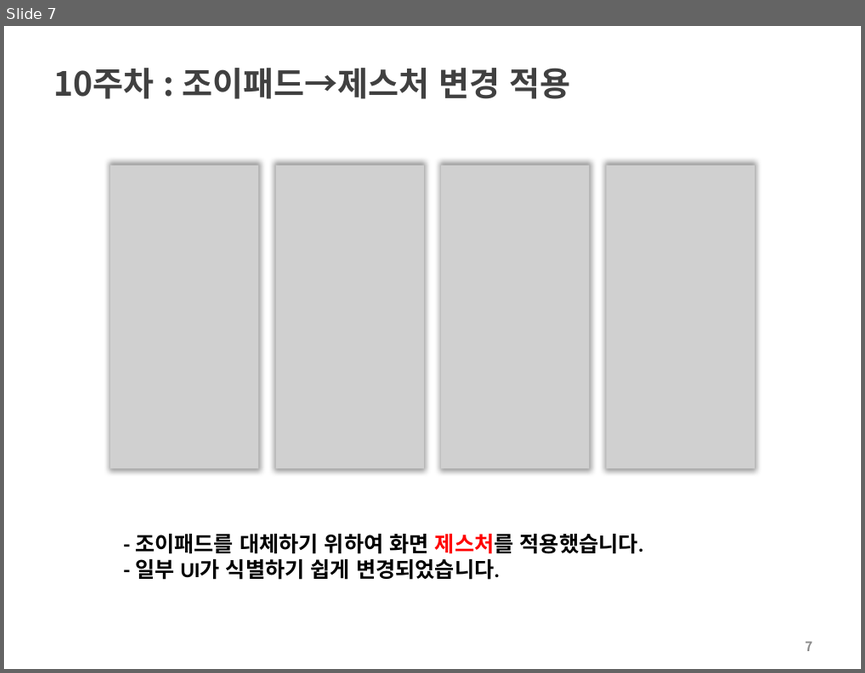
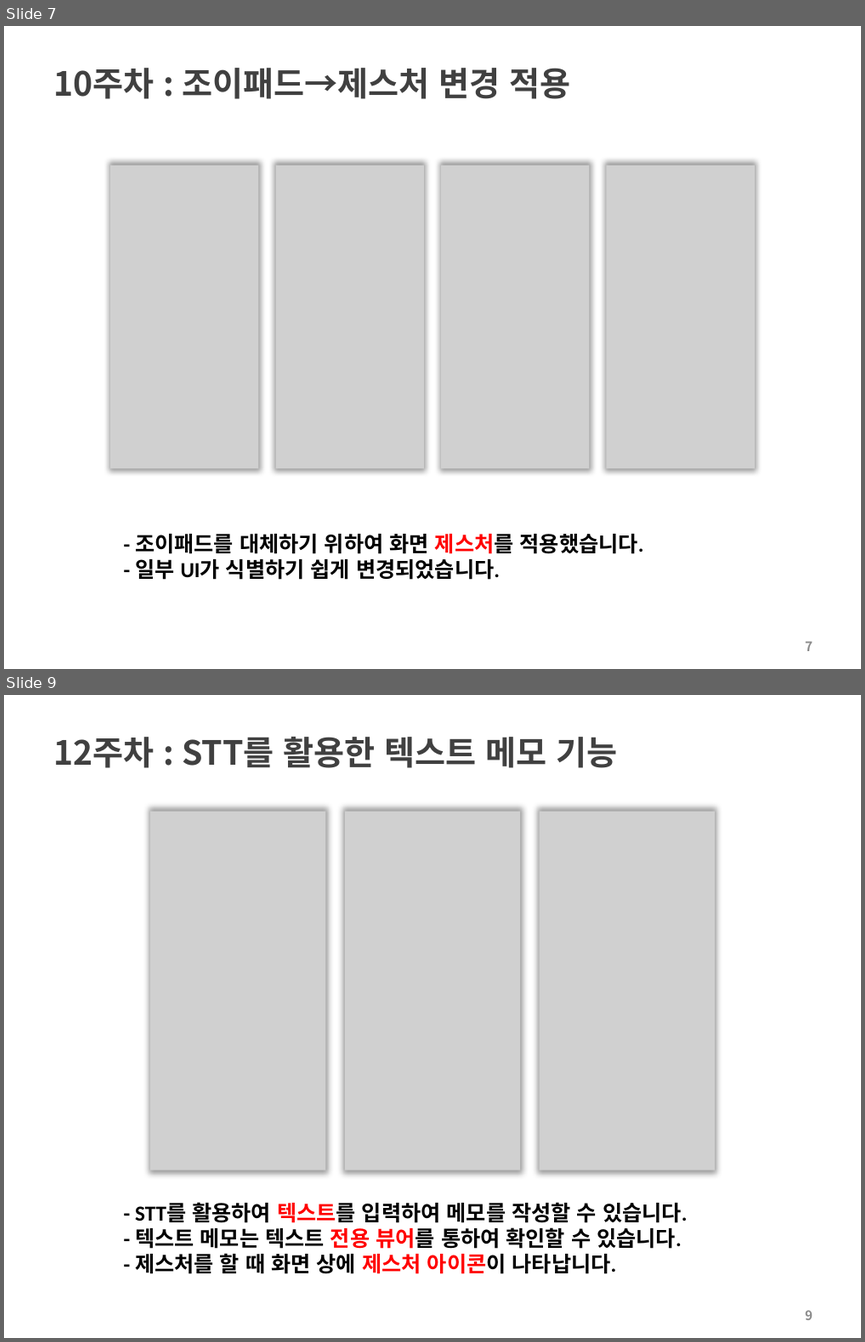
Before and after one commit to choisinho/capstone1, a slide deck: Vi메모_캡스톤디자인_주차별_보고.pptx. Shown one above the other, each under a label of ours: slide 7 before the commit, slides 7 and 9 after it; the slides between them are not shown. The pictures are 865x673 and 865x1342 pixels, drawn with LibreOffice and Linux fonts; fonts in the diff are those of the drawing; grey boxes stand for pictures; background and template pictures are left out. Boxes give left, top, right and bottom in pixels: in the first picture for what was removed or moved away, otherwise in the second. Text is boxed around its words. In the diff, an @@ line names an element or a change of style, - is before the commit and + after.

```diff
--- a/Vi메모_캡스톤디자인_주차별_보고.pptx
+++ b/Vi메모_캡스톤디자인_주차별_보고.pptx
@@ slide 9 added at <box>4,695,861,1338</box>, background #FFFFFF @@
@@ title added at <box>54,737,618,768</box>, 28 pt, text #404040, bold @@
+12주차 : STT를 활용한 텍스트 메모 기능
@@ picture added at <box>150,811,326,1169</box> @@
@@ picture added at <box>345,811,521,1169</box> @@
@@ picture added at <box>540,811,715,1169</box> @@
@@ text added at <box>135,1202,687,1274</box>, 18 pt, text #000000, bold @@
+- STT를 활용하여 텍스트를 입력하여 메모를 작성할 수 있습니다.
+- 텍스트 메모는 텍스트 전용 뷰어를 통하여 확인할 수 있습니다.
+- 제스처를 할 때 화면 상에 제스처 아이콘이 나타납니다.
@@ page number added at <box>805,1310,812,1320</box>, 11 pt, text #8C8C8C, bold @@
+9
```
Also in this commit, not shown: 1 other slide added.
